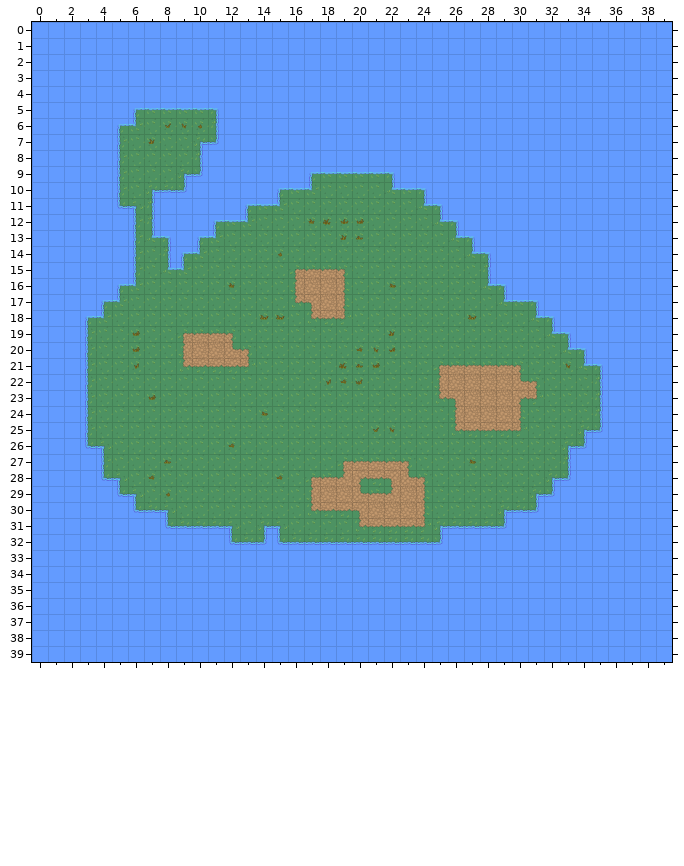
Two states of a Tiled map, space_game/res/tiled/tmx/island1.tmx. Above is the file before it was changed.
Cells are 32x32 px. Shown: x 0..39, y 0..39.
And afterwards:
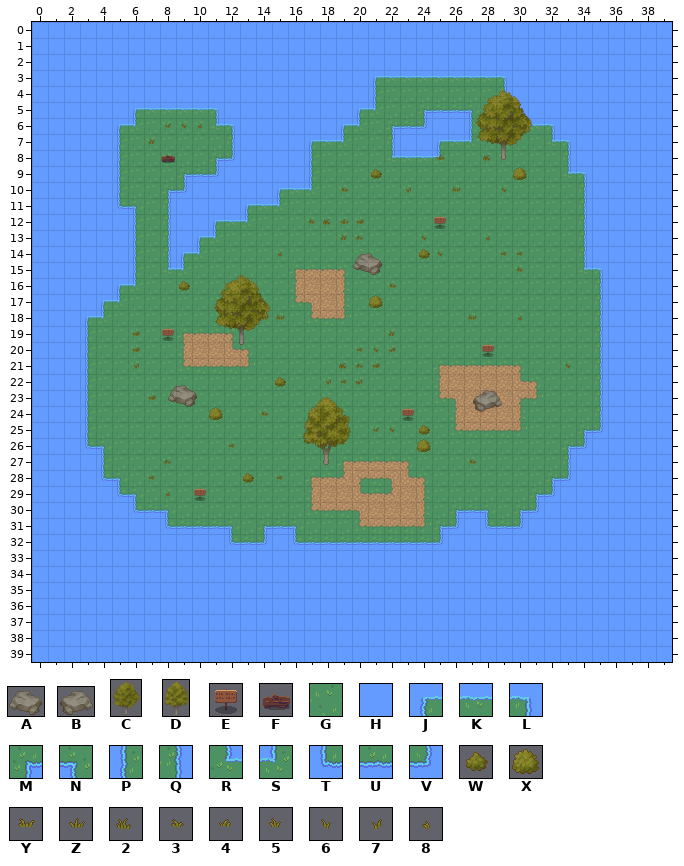
Key: from "Objects": A 1 "Rock1", B 1 flipped left-right "Rock1", C 2 "Tree1", D 3 "Tree2"; from "RPG Nature Tileset": E 2, F 4, G 40, H 41, J 65, K 66, L 67, M 68, N 69, P 85, Q 87, R 88, S 89, T 105, U 106, V 107; from "TX Plant": W 97, X 99, Y 192, Z 193, 2 195, 3 209, 4 224, 5 225, 6 240, 7 241, 8 242.
_ is an empty cell.
Objects are placed by their top-left corner, in cells (3,4 is the top-left corner of cell 3,4); size is 1x1 cell unless given.
Tiles replaced or removed in this view: G, H, J, K, L, M, N, Q, R, T, U, V.
Tiles of an added or newly shown layer are drawn over the layers below it.
From old to new:
Changed rows in their new state; . is an unchanged cell.
Layer "Ground":
first column x 7:
 3 ..............JKKKKKKKL......
 4 ..............PGGGGGGGQ......
 5 .............JSGGMUUNGRL.....
 6 ....RL......JSGMUV..PGGRKL...
 7 ...GGQ....JKSGGQ..JKSGGGGRL..
 8 ...GMV....PGGGGRKKSGGGGGGGQ..
 9 ...UV.....PGGGGGGGGGGGGGGGRL.
10 GM.............GGGGGGGGGGGGQ.
11 GQ...............GGGGGGGGGGQ.
12 GQ................GGGGGGGGGQ.
13 GQ.................GGGGGGGGQ.
14 ....................GGGGGGGQ.
15 .....................GGGGGGRL
16 .....................GGGGGGGQ
17 ......................GGGGGGQ
18 ........................GGGGQ
19 .........................GGGQ
20 ..........................GGQ
21 ...........................GQ
first column x 15:
30 ...........MUNGM
31 UN.........VHTUV
32 HT..............
Layer "Grass":
first column x 19:
 8 ......Z..2..
10 3...7..Y..6.
13 .....6...8..
14 ......6...44
15 ...........5
18 ...........8
Layer "Entities" (added):
first column x 8:
 8 F
first column x 25:
12 E
first column x 8:
19 E....................
20 ....................E
first column x 23:
24 E
first column x 10:
29 E
Layer "Bushes" (now shown):
first column x 21:
 9 W........X
first column x 9:
14 ...............W
16 W...............
17 ............X...
first column x 11:
22 ....W.........
24 X.............
25 .............W
26 .............X
28 ..W...........
Layer "Objects" (now shown):
added: C "Tree" at 27.5,4.1 size 3.9x4.7
added: A "Rock" at 20,14.2 size 2x1.6
added: C "Tree" at 11.1,15.6 size 3.9x4.7
added: A "Rock" at 8.4,22.5 size 2x1.6
added: B "Rock" at 27.4,22.8 size 2x1.6
added: D "Tree" at 16.8,23.3 size 3.2x4.5
